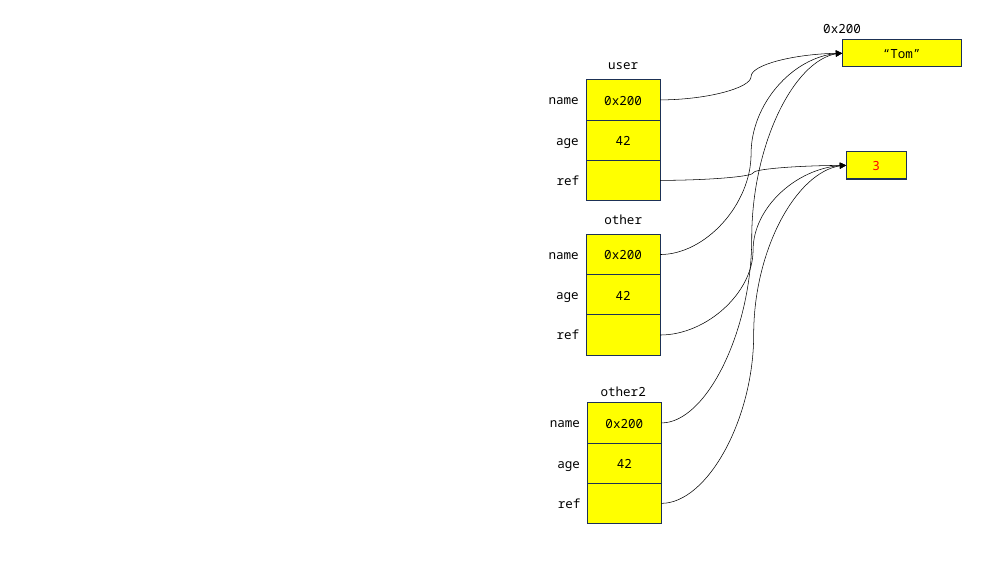
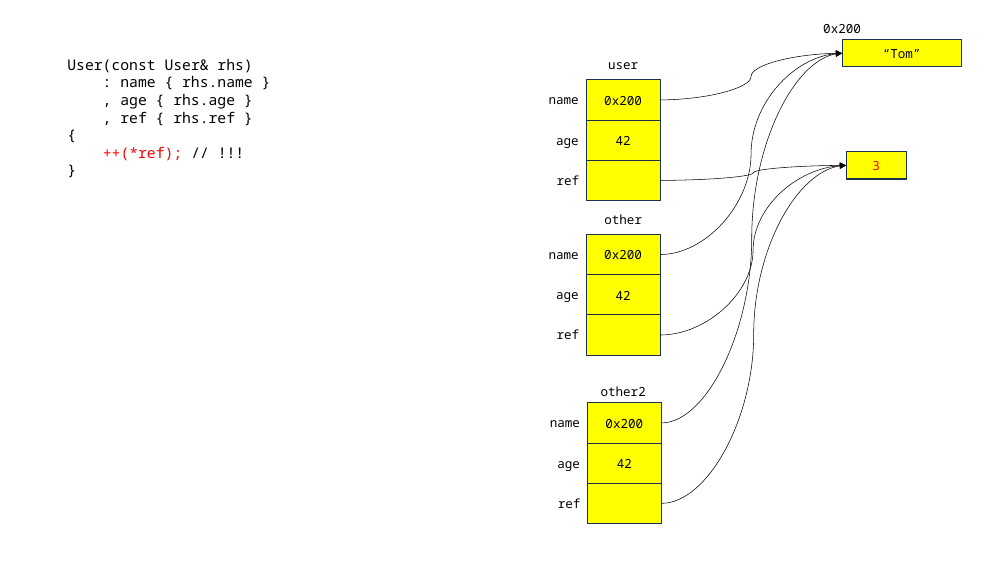
Before and after one commit to joonsungk/cpp_231023, a slide deck: slide 21 of cpp_231023.pptx. Drawn at 1008x567 pixels with LibreOffice and Linux fonts; fonts in the diff are those of the drawing. Boxes give left, top, right and bottom in pixels: in the first picture for what was removed or moved away, otherwise in the second. Text is boxed around its words. In the diff, an @@ line names an element or a change of style, - is before the commit and + after.

```diff
--- a/cpp_231023.pptx
+++ b/cpp_231023.pptx
@@ text added at box(67, 59, 253, 161), 14 pt, text #000000 @@
+User(const User& rhs)
+: name { rhs.name }
+, age { rhs.age }
+, ref { rhs.ref }
+{
+++(*ref); // !!!
+}
```
Also in this commit, not shown: 5 other slides changed, 1 other file.
